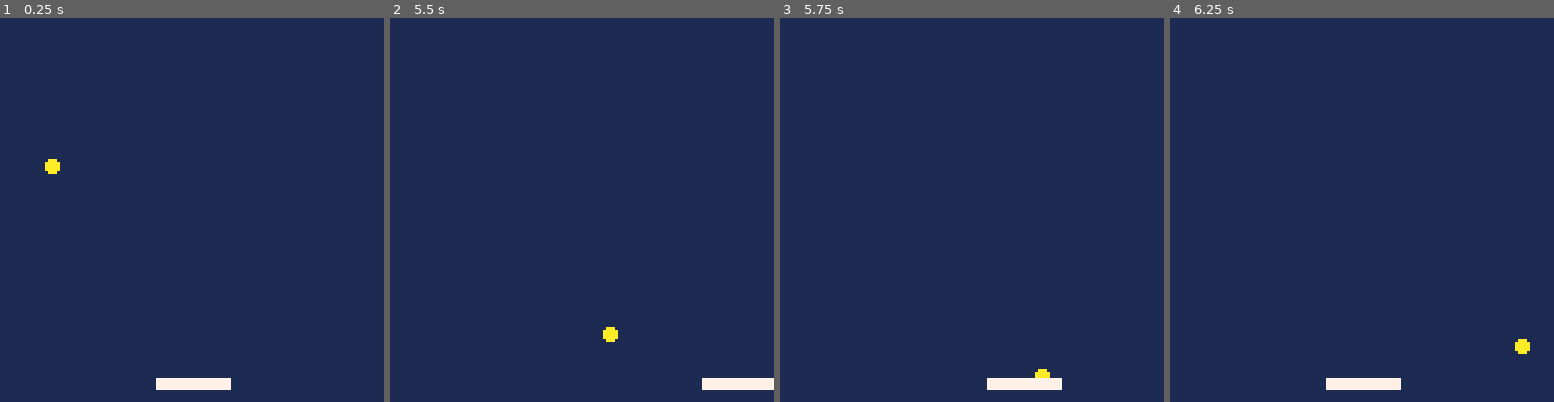
Above: before the commit, frames 1-4 (left to right).
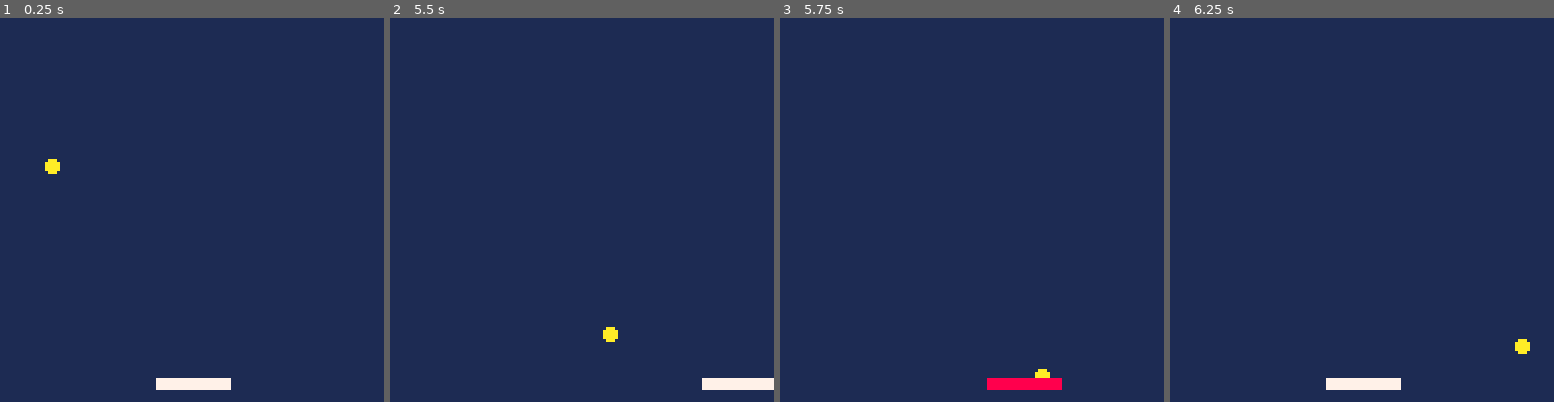
Above: after the commit, the same moments.

Repository: steka/lazydevs-pico8-breakout-hero
Game: PICO-8 cartridge hero1.p8
The game is run twice, just before and just after one commit, with the same random seed, the same clock (stepped at 60 frames per second) and the same inputs.
Inputs:
- Up to frame 1 (0.25 s): no input
- Up to frame 2 (5.5 s): hold Left 1.97-2.37 s; hold Right 2.87-3.53 s; hold Right 4.13-4.53 s; hold Left from 5.13 s (still down)
- Up to frame 3 (5.75 s): keep holding Left
- Up to frame 4 (6.25 s): release Left at 5.8 s; hold Left from 6.23 s (still down)

Frames 1-2 are identical in both runs. In frame 3, 0.6% of the frame differs, in the area x 53-74%, y 93-97%; in frame 4, nothing differs.

Commit message:
Breakout #6 - Collision
https://www.youtube.com/watch?v=ejDC-aIgVIE

Diff:
--- a/mybreakout.p8
+++ b/hero1.p8
@@ -13,6 +13,7 @@
 pad_dx=0
 pad_w=24
 pad_h=3
+pad_c=7
 
 function _init()
  cls()
@@ -49,12 +50,37 @@
   ball_dy = -ball_dy
   sfx(0)
  end
+
+ pad_c=7
+ -- chekc if ball hit pad
+ if ball_box(pad_x,pad_y,pad_w,pad_h) then
+  -- deal with collision
+  pad_c=8
+ end
 end
 
 function _draw()
  rectfill(0,0,127,127,1)
  circfill(ball_x,ball_y,ball_r,10)
- rectfill(pad_x,pad_y,pad_x+pad_w,pad_y+pad_h,7)
+ rectfill(pad_x,pad_y,pad_x+pad_w,pad_y+pad_h,pad_c)
+end
+
+function ball_box(box_x,box_y,box_w,box_h)
+ -- checks for collosion of the ball with a rectangle
+ if ball_y-ball_r > box_y+box_h then
+  return false
+ end
+ if ball_y+ball_r < box_y then
+  return false
+ end
+ if ball_x-ball_r > box_x+box_w then
+  return false
+ end
+ if ball_x+ball_r < box_x then
+  return false
+ end
+
+ return true
 end
 
 __gfx__
